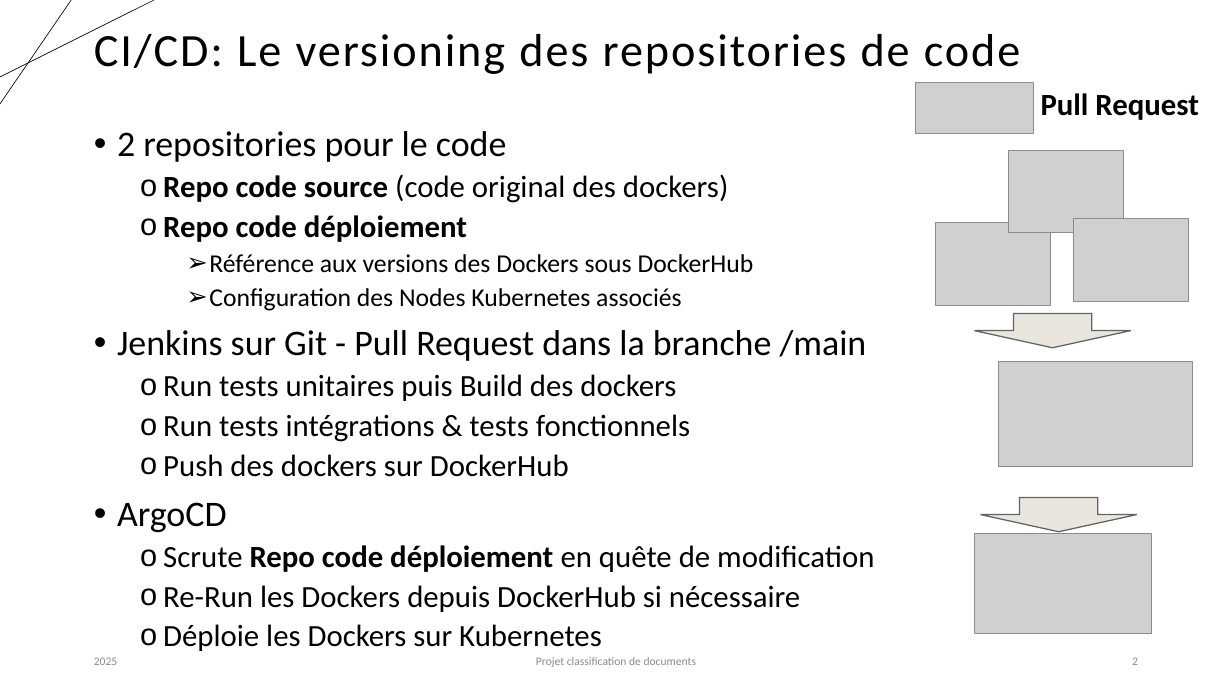
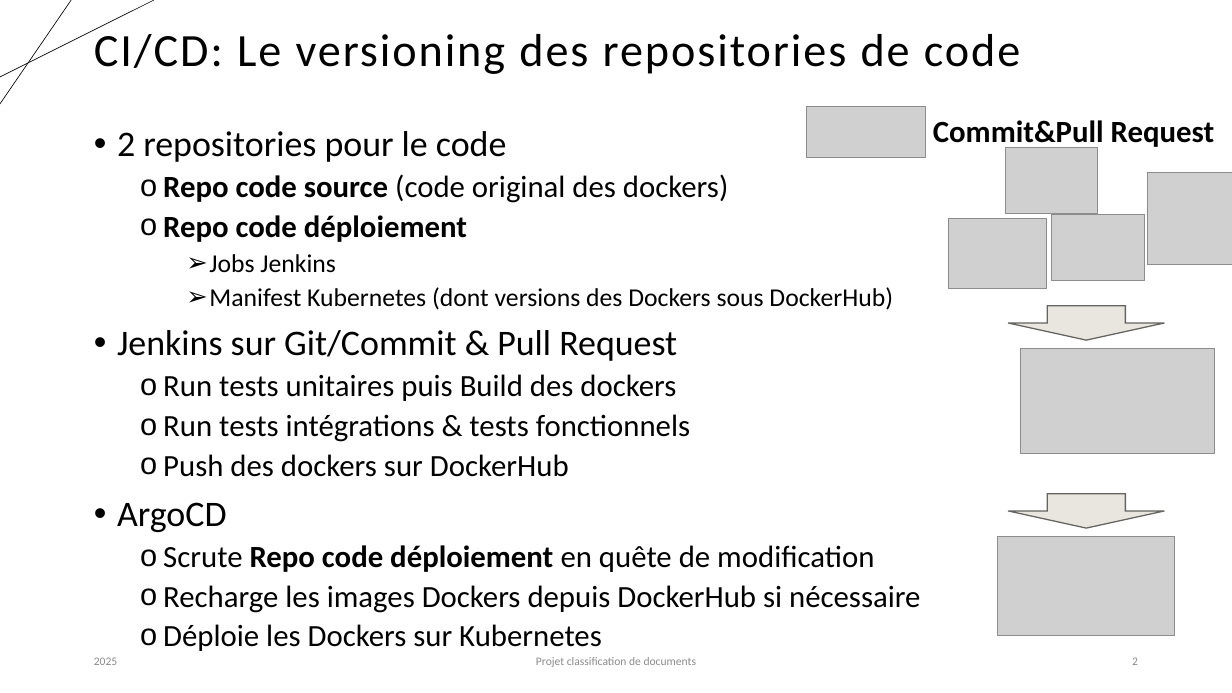
Before and after one commit to karned-formation/SEP24-MLOPS-SAKE, a slide deck: slide 2 of report/Projet_classification_MLOps_Partie4_Killian.pptx. Drawn at 1232x693 pixels with LibreOffice and Linux fonts; fonts in the diff are those of the drawing; grey boxes stand for pictures. Boxes give left, top, right and bottom in pixels: in the first picture for what was removed or moved away, otherwise in the second. Text is boxed around its words. In the diff, an @@ line names an element or a change of style, - is before the commit and + after.

```diff
--- a/report/Projet_classification_MLOps_Partie4_Killian.pptx
+++ b/report/Projet_classification_MLOps_Partie4_Killian.pptx
@@ picture: place and size @@
-picture at box(916, 83, 1034, 134)
+picture at box(807, 106, 925, 157)
@@ text at box(933, 120, 1214, 150): text changed @@
-Pull Request
+Commit&Pull Request
@@ picture: place and size @@
-picture at box(1008, 151, 1123, 233)
+picture at box(1006, 147, 1098, 213)
@@ picture added at box(1148, 173, 1232, 265) @@
@@ picture: place and size @@
-picture at box(935, 223, 1050, 305)
+picture at box(949, 218, 1047, 288)
@@ picture: place and size @@
-picture at box(1074, 219, 1189, 301)
+picture at box(1052, 214, 1145, 281)
@@ text at box(117, 254, 893, 361): text changed @@
-    ➢ Référence aux versions des Dockers sous DockerHub
-    ➢ Configuration des Nodes Kubernetes associés
-• Jenkins sur Git - Pull Request dans la branche /main
+    ➢ Jobs Jenkins
+    ➢ Manifest Kubernetes (dont versions des Dockers sous DockerHub)
+• Jenkins sur Git/Commit & Pull Request
@@ right arrow: place and size @@
-right arrow at box(975, 313, 1131, 348)
+right arrow at box(1008, 306, 1165, 340)
@@ picture: place and size @@
-picture at box(999, 361, 1193, 467)
+picture at box(1021, 348, 1215, 454)
@@ right arrow: place and size @@
-right arrow at box(981, 497, 1137, 531)
+right arrow at box(1008, 494, 1165, 528)
@@ picture: place and size @@
-picture at box(974, 534, 1151, 633)
+picture at box(998, 537, 1175, 636)
@@ text at box(163, 585, 920, 613): text changed @@
-  o Re-Run les Dockers depuis DockerHub si nécessaire
+  o Recharge les images Dockers depuis DockerHub si nécessaire
```
Also in this commit, not shown: 3 other slides changed.
